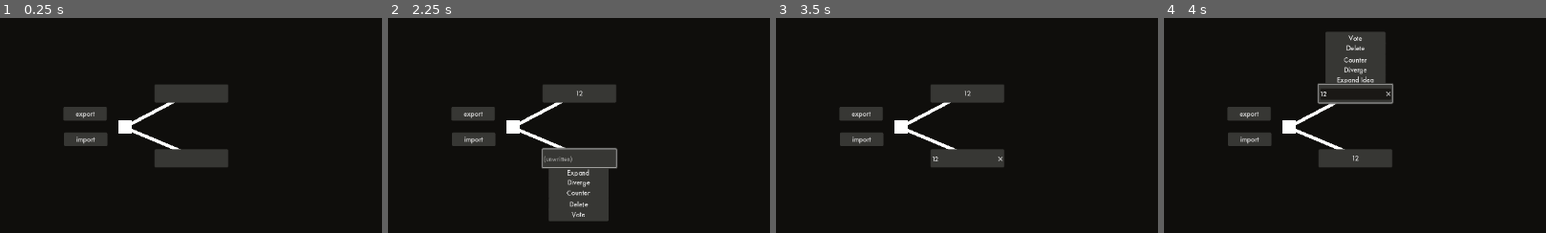
Above: before the commit, frames 1-4 (left to right).
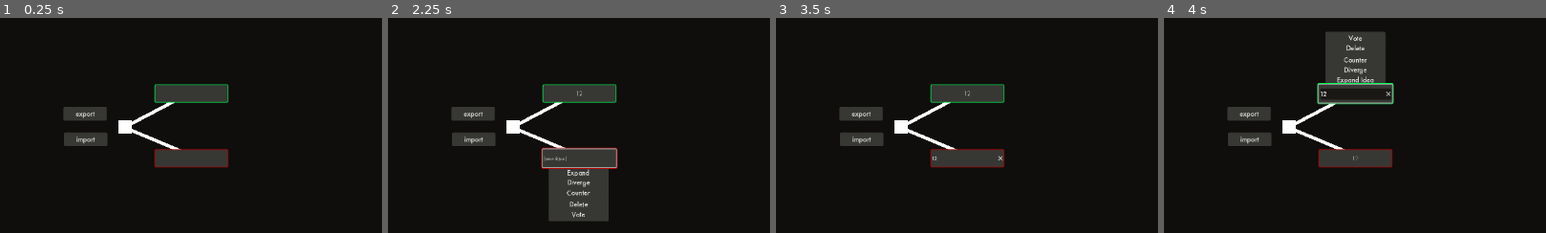
Above: after the commit, the same moments.

Repository: eqgy/understandingtree
Game: Godot game, scene res://understanding tree.tscn
Same seed, same stepped clock (60 frames per second), same inputs: the game is played once before the commit and once after it.
Inputs (mouse positions are % of the whole screen's width and height, from its top left):
- Up to frame 1 (0.25 s): no input
- Up to frame 2 (2.25 s): click (59, 42) at 0.5 s; click (59, 42) at 1.27 s; type "12" at 1.35 s; click (59, 57) at 2 s
- Up to frame 3 (3.5 s): click (59, 57) at 2.77 s; type "12" at 2.85 s
- Up to frame 4 (4 s): click "12" at 3.5 s
The pictures show only the part of the screen within x 34-84%, y 25-75%; the shares and areas given below are measured in that part.

The runs differ from the first frame. In frame 1, 0.7% of the frame differs, in the area x 40-60%, y 30-70%; in frame 2, 0.8%, in the area x 40-61%, y 30-71%; in frame 3, 0.8%; in frame 4, 0.7%.

Commit message:
Minor UI changes

Diff:
--- a/application iterations/iteration 1/a node.tscn
+++ b/application iterations/iteration 1/a node.tscn
@@ -1,12 +1,14 @@
-[gd_scene load_steps=12 format=3 uid="uid://biijdxa5vbai2"]
+[gd_scene load_steps=14 format=3 uid="uid://biijdxa5vbai2"]
 
 [ext_resource type="Script" path="res://a_node.gd" id="1_lkhld"]
 [ext_resource type="Theme" uid="uid://bosbvfdtv48xf" path="res://node theme.tres" id="1_ssop8"]
 [ext_resource type="Script" path="res://leaf.gd" id="2_g56ri"]
+[ext_resource type="Theme" uid="uid://b81ph5ou687p8" path="res://solution_theme.tres" id="2_oyxdw"]
 [ext_resource type="Script" path="res://add_branch_button.gd" id="4_pq1f4"]
 [ext_resource type="Script" path="res://delete.gd" id="5_iskqk"]
 [ext_resource type="Script" path="res://line_edit.gd" id="6_3ocxf"]
 [ext_resource type="PackedScene" uid="uid://cqy0v20iux2nn" path="res://vote.tscn" id="6_pnrlj"]
+[ext_resource type="Theme" uid="uid://brufak4s4wm3g" path="res://problem_theme.tres" id="9_xpo21"]
 
 [sub_resource type="Curve" id="Curve_ottr0"]
 _data = [Vector2(0, 1), 0.0, 0.0, 0, 0, Vector2(1, 1), 0.0, 0.0, 0, 0]
@@ -46,7 +48,7 @@
 grow_vertical = 2
 size_flags_horizontal = 4
 size_flags_vertical = 4
-theme = ExtResource("1_ssop8")
+theme = ExtResource("2_oyxdw")
 toggle_mode = true
 script = ExtResource("2_g56ri")
 metadata/_edit_use_anchors_ = true
@@ -103,6 +105,7 @@
 offset_top = -129.0
 offset_right = 202.0
 offset_bottom = -89.0
+theme = ExtResource("1_ssop8")
 text = "Delete"
 script = ExtResource("5_iskqk")
 
@@ -113,16 +116,17 @@
 offset_top = -159.0
 offset_right = 202.0
 offset_bottom = -119.0
+theme = ExtResource("1_ssop8")
 text = "Vote"
 script = ExtResource("5_iskqk")
 
 [node name="Slider" parent="solution" instance=ExtResource("6_pnrlj")]
 visible = false
 layout_mode = 0
-offset_left = -26.0
-offset_top = -269.0
-offset_right = 76.0
-offset_bottom = -169.0
+offset_left = -130.0
+offset_top = -23.0
+offset_right = -28.0
+offset_bottom = 77.0
 
 [node name="LineEdit" type="LineEdit" parent="solution"]
 visible = false
@@ -153,7 +157,7 @@
 grow_vertical = 2
 size_flags_horizontal = 4
 size_flags_vertical = 4
-theme = ExtResource("1_ssop8")
+theme = ExtResource("9_xpo21")
 toggle_mode = true
 script = ExtResource("2_g56ri")
 metadata/_edit_use_anchors_ = true
@@ -208,6 +212,7 @@
 offset_top = 147.0
 offset_right = 199.0
 offset_bottom = 187.0
+theme = ExtResource("1_ssop8")
 text = "Delete
 "
 script = ExtResource("5_iskqk")
@@ -219,6 +224,7 @@
 offset_top = 177.0
 offset_right = 199.0
 offset_bottom = 217.0
+theme = ExtResource("1_ssop8")
 text = "Vote
 "
 script = ExtResource("5_iskqk")
@@ -226,10 +232,10 @@
 [node name="Slider" parent="problem" instance=ExtResource("6_pnrlj")]
 visible = false
 layout_mode = 0
-offset_left = -29.0
-offset_top = 227.0
-offset_right = 73.0
-offset_bottom = 327.0
+offset_left = -130.0
+offset_top = -19.0
+offset_right = -28.0
+offset_bottom = 81.0
 
 [node name="LineEdit" type="LineEdit" parent="problem"]
 visible = false
--- /dev/null
+++ b/application iterations/iteration 1/problem_theme.tres
@@ -0,0 +1,86 @@
+[gd_resource type="Theme" load_steps=9 format=3 uid="uid://brufak4s4wm3g"]
+
+[ext_resource type="FontFile" uid="uid://d3ftebbowlidb" path="res://Futura Light.ttf" id="1_x2dgw"]
+[ext_resource type="FontFile" uid="uid://pysn54ei55sn" path="res://futura-pt-cufonfonts/FuturaCyrillicBook.ttf" id="2_3voul"]
+[ext_resource type="FontFile" uid="uid://c140ss75l0y8h" path="res://futura-pt-cufonfonts/FuturaCyrillicMedium.ttf" id="3_i0ak2"]
+
+[sub_resource type="StyleBoxFlat" id="StyleBoxFlat_olyi6"]
+bg_color = Color(0.215686, 0.215686, 0.203922, 1)
+border_width_left = 2
+border_width_top = 2
+border_width_right = 2
+border_width_bottom = 2
+border_color = Color(0.796078, 0, 0, 1)
+corner_radius_top_left = 4
+corner_radius_top_right = 4
+corner_radius_bottom_right = 4
+corner_radius_bottom_left = 4
+expand_margin_left = 4.0
+expand_margin_top = 4.0
+expand_margin_right = 4.0
+expand_margin_bottom = 4.0
+
+[sub_resource type="StyleBoxFlat" id="StyleBoxFlat_g4ers"]
+content_margin_left = 4.0
+content_margin_top = 4.0
+content_margin_right = 4.0
+content_margin_bottom = 4.0
+bg_color = Color(0.217201, 0.215881, 0.204473, 1)
+border_width_left = 2
+border_width_top = 2
+border_width_right = 2
+border_width_bottom = 2
+border_color = Color(0.794399, 3.22476e-06, 9.62615e-07, 1)
+corner_radius_top_left = 4
+corner_radius_top_right = 4
+corner_radius_bottom_right = 4
+corner_radius_bottom_left = 4
+
+[sub_resource type="StyleBoxFlat" id="StyleBoxFlat_xbbqy"]
+bg_color = Color(0.215686, 0.215686, 0.203922, 1)
+border_width_left = 2
+border_width_top = 2
+border_width_right = 2
+border_width_bottom = 2
+border_color = Color(0.796078, 0, 0, 1)
+corner_radius_top_left = 4
+corner_radius_top_right = 4
+corner_radius_bottom_right = 4
+corner_radius_bottom_left = 4
+expand_margin_left = 4.0
+expand_margin_top = 4.0
+expand_margin_right = 4.0
+expand_margin_bottom = 4.0
+
+[sub_resource type="StyleBoxFlat" id="StyleBoxFlat_xji1o"]
+bg_color = Color(0.10259, 0.0952795, 0.0840824, 1)
+corner_radius_top_left = 4
+corner_radius_top_right = 4
+corner_radius_bottom_right = 4
+corner_radius_bottom_left = 4
+
+[sub_resource type="StyleBoxFlat" id="StyleBoxFlat_b1ny6"]
+bg_color = Color(0.0613635, 0.0555308, 0.0467816, 1)
+border_width_left = 1
+border_width_top = 1
+border_width_right = 1
+border_width_bottom = 1
+border_color = Color(0, 0, 0, 1)
+corner_radius_top_left = 4
+corner_radius_top_right = 4
+corner_radius_bottom_right = 4
+corner_radius_bottom_left = 4
+
+[resource]
+default_font = ExtResource("3_i0ak2")
+Button/font_sizes/font_size = 16
+Button/fonts/font = ExtResource("1_x2dgw")
+Button/styles/hover = SubResource("StyleBoxFlat_olyi6")
+Button/styles/normal = SubResource("StyleBoxFlat_g4ers")
+Button/styles/pressed = SubResource("StyleBoxFlat_xbbqy")
+Label/colors/font_color = Color(0.791999, 0.791999, 0.791999, 1)
+Label/fonts/font = ExtResource("2_3voul")
+LineEdit/font_sizes/font_size = 16
+LineEdit/fonts/font = ExtResource("3_i0ak2")
+LineEdit/styles/normal = SubResource("StyleBoxFlat_xji1o")
+Panel/styles/panel = SubResource("StyleBoxFlat_b1ny6")
--- /dev/null
+++ b/application iterations/iteration 1/solution_theme.tres
@@ -0,0 +1,86 @@
+[gd_resource type="Theme" load_steps=9 format=3 uid="uid://b81ph5ou687p8"]
+
+[ext_resource type="FontFile" uid="uid://d3ftebbowlidb" path="res://Futura Light.ttf" id="1_xlqxx"]
+[ext_resource type="FontFile" uid="uid://pysn54ei55sn" path="res://futura-pt-cufonfonts/FuturaCyrillicBook.ttf" id="2_ski2m"]
+[ext_resource type="FontFile" uid="uid://c140ss75l0y8h" path="res://futura-pt-cufonfonts/FuturaCyrillicMedium.ttf" id="3_nngfc"]
+
+[sub_resource type="StyleBoxFlat" id="StyleBoxFlat_olyi6"]
+bg_color = Color(0.215686, 0.215686, 0.203922, 1)
+border_width_left = 2
+border_width_top = 2
+border_width_right = 2
+border_width_bottom = 2
+border_color = Color(0, 1, 0.337255, 1)
+corner_radius_top_left = 4
+corner_radius_top_right = 4
+corner_radius_bottom_right = 4
+corner_radius_bottom_left = 4
+expand_margin_left = 4.0
+expand_margin_top = 4.0
+expand_margin_right = 4.0
+expand_margin_bottom = 4.0
+
+[sub_resource type="StyleBoxFlat" id="StyleBoxFlat_g4ers"]
+content_margin_left = 4.0
+content_margin_top = 4.0
+content_margin_right = 4.0
+content_margin_bottom = 4.0
+bg_color = Color(0.217201, 0.215881, 0.204473, 1)
+border_width_left = 2
+border_width_top = 2
+border_width_right = 2
+border_width_bottom = 2
+border_color = Color(0, 1, 0.337255, 1)
+corner_radius_top_left = 4
+corner_radius_top_right = 4
+corner_radius_bottom_right = 4
+corner_radius_bottom_left = 4
+
+[sub_resource type="StyleBoxFlat" id="StyleBoxFlat_xbbqy"]
+bg_color = Color(0.215686, 0.215686, 0.203922, 1)
+border_width_left = 2
+border_width_top = 2
+border_width_right = 2
+border_width_bottom = 2
+border_color = Color(0, 1, 0.337255, 1)
+corner_radius_top_left = 4
+corner_radius_top_right = 4
+corner_radius_bottom_right = 4
+corner_radius_bottom_left = 4
+expand_margin_left = 4.0
+expand_margin_top = 4.0
+expand_margin_right = 4.0
+expand_margin_bottom = 4.0
+
+[sub_resource type="StyleBoxFlat" id="StyleBoxFlat_xji1o"]
+bg_color = Color(0.10259, 0.0952795, 0.0840824, 1)
+corner_radius_top_left = 4
+corner_radius_top_right = 4
+corner_radius_bottom_right = 4
+corner_radius_bottom_left = 4
+
+[sub_resource type="StyleBoxFlat" id="StyleBoxFlat_b1ny6"]
+bg_color = Color(0.0613635, 0.0555308, 0.0467816, 1)
+border_width_left = 1
+border_width_top = 1
+border_width_right = 1
+border_width_bottom = 1
+border_color = Color(0, 0, 0, 1)
+corner_radius_top_left = 4
+corner_radius_top_right = 4
+corner_radius_bottom_right = 4
+corner_radius_bottom_left = 4
+
+[resource]
+default_font = ExtResource("3_nngfc")
+Button/font_sizes/font_size = 16
+Button/fonts/font = ExtResource("1_xlqxx")
+Button/styles/hover = SubResource("StyleBoxFlat_olyi6")
+Button/styles/normal = SubResource("StyleBoxFlat_g4ers")
+Button/styles/pressed = SubResource("StyleBoxFlat_xbbqy")
+Label/colors/font_color = Color(0.791999, 0.791999, 0.791999, 1)
+Label/fonts/font = ExtResource("2_ski2m")
+LineEdit/font_sizes/font_size = 16
+LineEdit/fonts/font = ExtResource("3_nngfc")
+LineEdit/styles/normal = SubResource("StyleBoxFlat_xji1o")
+Panel/styles/panel = SubResource("StyleBoxFlat_b1ny6")
--- a/application iterations/iteration 1/vote.tscn
+++ b/application iterations/iteration 1/vote.tscn
@@ -4,16 +4,16 @@
 
 [sub_resource type="StyleBoxFlat" id="StyleBoxFlat_taq08"]
 bg_color = Color(0, 0, 0, 1)
-border_width_left = 1
-border_width_top = 1
-border_width_right = 1
-border_width_bottom = 1
+border_width_left = 2
+border_width_top = 2
+border_width_right = 2
+border_width_bottom = 2
 
 [sub_resource type="GDScript" id="GDScript_lll5m"]
 
 [node name="Slider" type="PanelContainer"]
-offset_right = 40.0
-offset_bottom = 40.0
+offset_right = 100.0
+offset_bottom = 100.0
 script = ExtResource("1_wj1wp")
 
 [node name="MarginContainer" type="MarginContainer" parent="."]
Not shown, changed: application iterations/iteration 1/data/export1.txt
